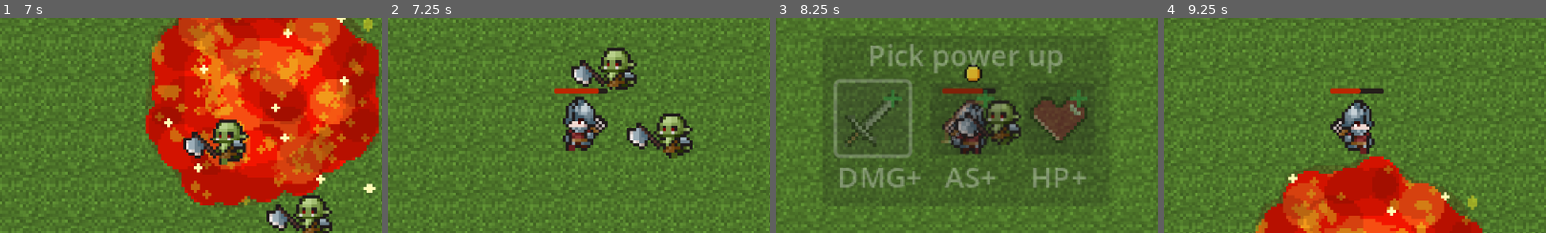
Above: before the commit, frames 1-4 (left to right).
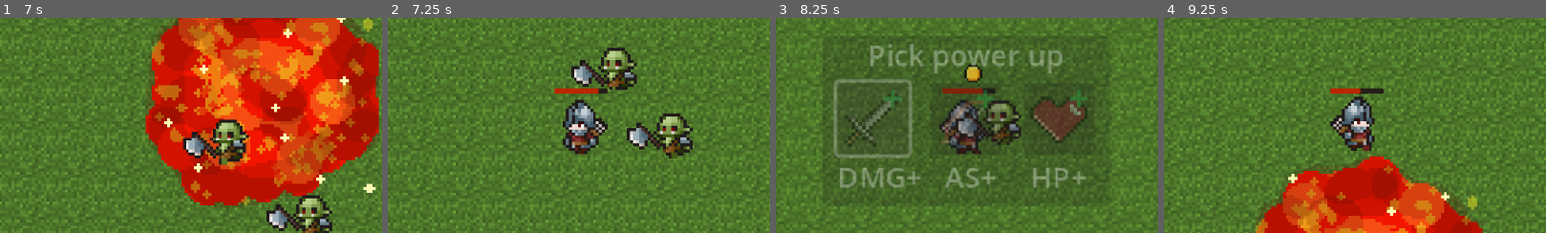
Above: after the commit, the same moments.

Repository: Qxver/Godot-Game
Game: Godot game, scene res://Menu/menu.tscn
Two runs of this game, one before a commit and one after it. Both use one fixed random seed, a clock stepped at 60 frames per second and the inputs below.
Inputs (mouse positions are % of the whole screen's width and height, from its top left):
- Up to frame 1 (7 s): click "Play" at 0.5 s; click (31, 50) at 1.25 s; tap Enter at 2 s; hold Right (move_right) 2.03-2.78 s; hold S (move_down) 2.78-3.53 s; hold Right (move_right) 3.53-4.28 s; hold W (move_up) 4.28-5.03 s; hold Left (move_left) 5.03-6.53 s; hold S (move_down) from 6.53 s (still down)
- Up to frame 2 (7.25 s): keep holding S (move_down)
- Up to frame 3 (8.25 s): release S (move_down) at 7.28 s; hold Right (move_right) 7.28-8 s; click "DMG+" at 8 s
- Up to frame 4 (9.25 s): hold W (move_up) from 8.78 s (still down)
The pictures show only the part of the screen within x 25-75%, y 25-75%; the shares and areas given below are measured in that part.

Frame 1 is identical in both runs. In frame 2, 1.7% of the frame differs, in the area x 45-58%, y 36-64%; in frame 3, 1.1%; in frame 4, 1.6%.

Commit message:
Player death and hurt animations

Diff:
--- a/player.gd
+++ b/player.gd
@@ -2,6 +2,7 @@
 
 #Player related
 var speed = 100
+var is_dead = false
 signal health_depleted
 signal levelup
 
@@ -105,13 +106,16 @@
 
 func get_exp(enemy_exp):
 	exp+=enemy_exp
-	if exp>exp_to_next_level:
+	if exp>exp_to_next_level and not is_dead:
 		level_up()
 
 func _physics_process(delta: float) -> void:
+	if is_dead:
+		return
 	var direction = Input.get_vector("move_left", "move_right", "move_up", "move_down")  # player movement
 	velocity = direction * speed  # player speed
 	move_and_slide()
+
 
 	# animation
 	if Input.is_action_pressed("move_left") or Input.is_action_pressed("move_right") or Input.is_action_pressed("move_up") or Input.is_action_pressed("move_down"):
@@ -128,10 +132,14 @@
 	var overlapping_mobs = %HealthBox.get_overlapping_bodies()
 	if overlapping_mobs.size() > 0:
 		for mob in overlapping_mobs:
-			if mob.is_in_group("enemies"):
-				PlayerStats.health 	-= mob.damage * delta
+			if mob and is_instance_valid(mob) and mob.is_in_group("enemies") and not is_dead:
+				PlayerStats.health -= mob.damage * delta
+				$AnimatedSprite2D.play("hurt")
 		%HealthBar.value = PlayerStats.health
-		if PlayerStats.health <= 0:
+		if PlayerStats.health <= 0 and not is_dead:
+			is_dead = true
+			$AnimatedSprite2D.play("death")
+			await $AnimatedSprite2D.animation_finished
 			health_depleted.emit()
 
 func _on_level_up_as_up() -> void:
--- a/player.tscn
+++ b/player.tscn
@@ -1,8 +1,42 @@
-[gd_scene load_steps=25 format=3 uid="uid://dbgqk7a3fu54m"]
+[gd_scene load_steps=35 format=3 uid="uid://dbgqk7a3fu54m"]
 
 [ext_resource type="Script" uid="uid://b67fmjvhekpbx" path="res://player.gd" id="1_0bb2n"]
 [ext_resource type="Texture2D" uid="uid://c1vjmgtcvdvcb" path="res://Assets/Characters(100x100)/Soldier/Soldier/Soldier-Idle.png" id="1_4flbx"]
+[ext_resource type="Texture2D" uid="uid://cpeuvg6b3pwsq" path="res://Assets/Characters(100x100)/Soldier/Soldier/Soldier-Death.png" id="2_hqtel"]
 [ext_resource type="Texture2D" uid="uid://0xtjw0fyn7yt" path="res://Assets/Characters(100x100)/Soldier/Soldier/Soldier-Walk.png" id="3_i3pqv"]
+[ext_resource type="Texture2D" uid="uid://bcu6rhog42is1" path="res://Assets/Characters(100x100)/Soldier/Soldier/Soldier-Hurt.png" id="3_sweqy"]
+
+[sub_resource type="AtlasTexture" id="AtlasTexture_u1c27"]
+atlas = ExtResource("2_hqtel")
+region = Rect2(0, 0, 100, 100)
+
+[sub_resource type="AtlasTexture" id="AtlasTexture_op7ga"]
+atlas = ExtResource("2_hqtel")
+region = Rect2(100, 0, 100, 100)
+
+[sub_resource type="AtlasTexture" id="AtlasTexture_q13i1"]
+atlas = ExtResource("2_hqtel")
+region = Rect2(200, 0, 100, 100)
+
+[sub_resource type="AtlasTexture" id="AtlasTexture_pylmc"]
+atlas = ExtResource("2_hqtel")
+region = Rect2(300, 0, 100, 100)
+
+[sub_resource type="AtlasTexture" id="AtlasTexture_pbfsw"]
+atlas = ExtResource("3_sweqy")
+region = Rect2(0, 0, 100, 100)
+
+[sub_resource type="AtlasTexture" id="AtlasTexture_5tmop"]
+atlas = ExtResource("3_sweqy")
+region = Rect2(100, 0, 100, 100)
+
+[sub_resource type="AtlasTexture" id="AtlasTexture_7ahtn"]
+atlas = ExtResource("3_sweqy")
+region = Rect2(200, 0, 100, 100)
+
+[sub_resource type="AtlasTexture" id="AtlasTexture_7lmhl"]
+atlas = ExtResource("3_sweqy")
+region = Rect2(300, 0, 100, 100)
 
 [sub_resource type="AtlasTexture" id="AtlasTexture_onrkg"]
 atlas = ExtResource("1_4flbx")
@@ -62,6 +96,40 @@
 
 [sub_resource type="SpriteFrames" id="SpriteFrames_dw050"]
 animations = [{
+"frames": [{
+"duration": 2.0,
+"texture": SubResource("AtlasTexture_u1c27")
+}, {
+"duration": 2.0,
+"texture": SubResource("AtlasTexture_op7ga")
+}, {
+"duration": 2.0,
+"texture": SubResource("AtlasTexture_q13i1")
+}, {
+"duration": 2.0,
+"texture": SubResource("AtlasTexture_pylmc")
+}],
+"loop": false,
+"name": &"death",
+"speed": 5.0
+}, {
+"frames": [{
+"duration": 1.0,
+"texture": SubResource("AtlasTexture_pbfsw")
+}, {
+"duration": 1.0,
+"texture": SubResource("AtlasTexture_5tmop")
+}, {
+"duration": 1.0,
+"texture": SubResource("AtlasTexture_7ahtn")
+}, {
+"duration": 1.0,
+"texture": SubResource("AtlasTexture_7lmhl")
+}],
+"loop": false,
+"name": &"hurt",
+"speed": 5.0
+}, {
 "frames": [{
 "duration": 1.0,
 "texture": SubResource("AtlasTexture_onrkg")
@@ -153,9 +221,10 @@
 [node name="AnimatedSprite2D" type="AnimatedSprite2D" parent="."]
 position = Vector2(-1, -7)
 sprite_frames = SubResource("SpriteFrames_dw050")
-animation = &"idle"
+animation = &"hurt"
 autoplay = "idle"
-frame_progress = 0.0545965
+frame = 3
+frame_progress = 1.0
 script = SubResource("GDScript_i3pqv")
 
 [node name="CollisionShape2D" type="CollisionShape2D" parent="."]
